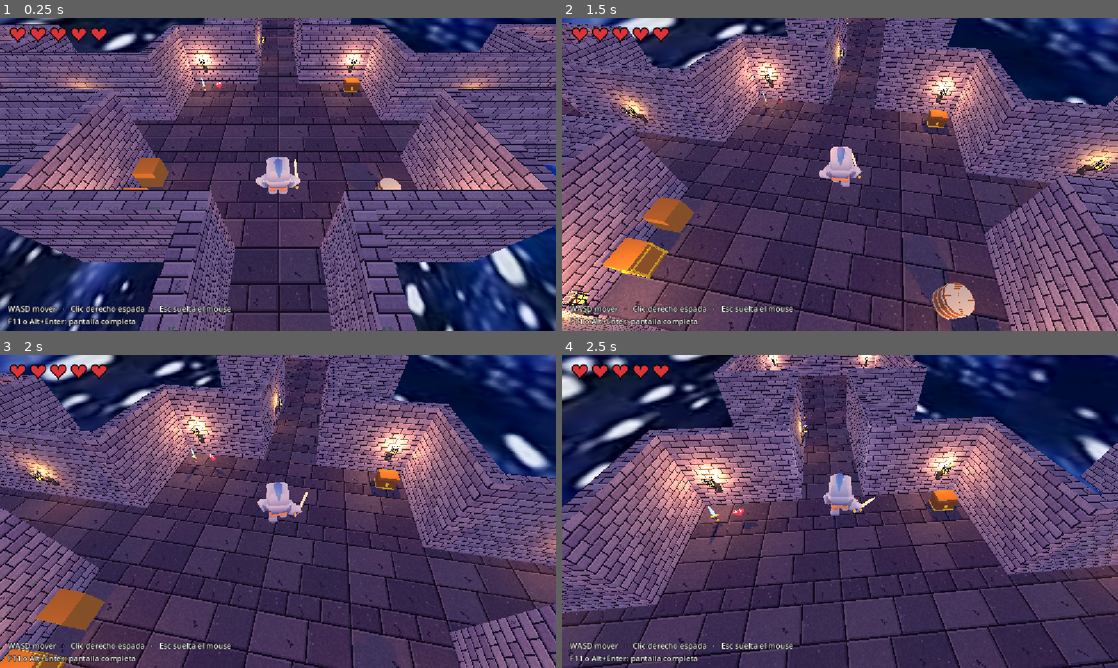
Above: before the commit, frames 1-4 (two rows, left to right).
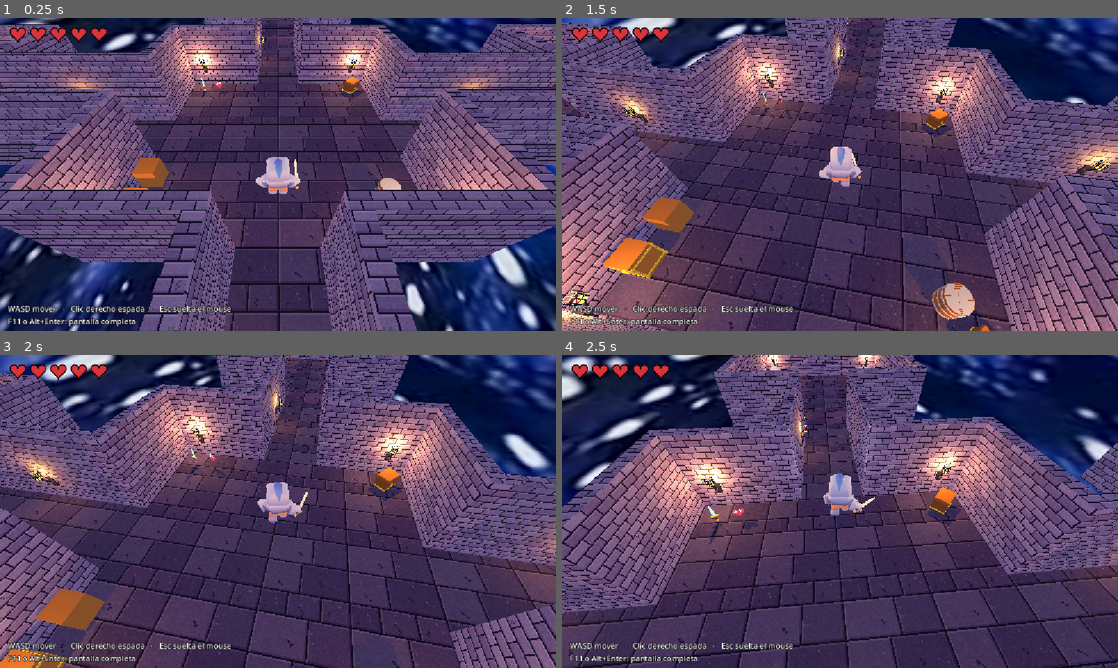
Above: after the commit, the same moments.

Repository: Tairacx/Pixel-dungeon-lite
Game: Godot game, scene res://Level_1.tscn
The game is run twice, just before and just after one commit, with the same random seed, the same clock (stepped at 60 frames per second) and the same inputs. Sound files missing from this copy of the repository are replaced by a short silence.
Inputs (mouse positions are in pixels of both pictures, inside the frame that each line leads up to):
- Up to frame 1 (0.25 s): no input
- Up to frame 2 (1.5 s): tap Enter at 0.5 s; move the mouse to (867, 174) at 0.52 s; hold W (move_up) from 0.53 s (still down); tap E (abrir) at 0.6 s; move the mouse to (812, 174) at 1.27 s; tap Middle mouse button (apuntar) at 1.35 s
- Up to frame 3 (2 s): keep holding W (move_up)
- Up to frame 4 (2.5 s): keep holding W (move_up); move the mouse to (851, 505) at 2.02 s; hold Shift (correr) from 2.03 s (still down)

The runs differ from the first frame. In frame 1, less than 0.1% of the frame differs, in the area x 61-66%, y 18-26%; in frame 2, 0.3%, in the area x 64-79%, y 28-100%; in frame 3, 0.2%; in frame 4, 0.2%.

Commit message:
Orientar los cofres hacia el centro de la sala

Diff:
--- a/Level_1.tscn
+++ b/Level_1.tscn
@@ -257,11 +257,11 @@
 [node name="Cofres" type="Node3D" parent="Mazmorra/SalaCentral"]
 
 [node name="CofreCentral" parent="Mazmorra/SalaCentral/Cofres" instance=ExtResource("20_cofre")]
-transform = Transform3D(1, 0, 0, 0, 1, 0, 0, 0, 1, 5, 0, -5)
+transform = Transform3D(0.707107, 0, 0.707107, 0, 1, 0, -0.707107, 0, 0.707107, 5, 0, -5)
 recompensa = 2
 
 [node name="CofreEste" parent="Mazmorra/SalaCentral/Cofres" instance=ExtResource("20_cofre")]
-transform = Transform3D(1, 0, 0, 0, 1, 0, 0, 0, 1, 5, 0, 5)
+transform = Transform3D(-0.707107, 0, 0.707107, 0, 1, 0, -0.707107, 0, -0.707107, 5, 0, 5)
 recompensa = 2
 
 [node name="SalaNorte" type="Node3D" parent="Mazmorra" unique_id=1362507603]
@@ -361,11 +361,11 @@
 [node name="Cofres" type="Node3D" parent="Mazmorra/SalaNorte"]
 
 [node name="CofreNorte1" parent="Mazmorra/SalaNorte/Cofres" instance=ExtResource("20_cofre")]
-transform = Transform3D(1, 0, 0, 0, 1, 0, 0, 0, 1, 5, 0, -5)
+transform = Transform3D(0.707107, 0, 0.707107, 0, 1, 0, -0.707107, 0, 0.707107, 5, 0, -5)
 recompensa = 2
 
 [node name="CofreNorte2" parent="Mazmorra/SalaNorte/Cofres" instance=ExtResource("20_cofre")]
-transform = Transform3D(1, 0, 0, 0, 1, 0, 0, 0, 1, -5, 0, 5)
+transform = Transform3D(-0.707107, 0, -0.707107, 0, 1, 0, 0.707107, 0, -0.707107, -5, 0, 5)
 recompensa = 2
 
 [node name="SalaSur" type="Node3D" parent="Mazmorra" unique_id=2027270247]
@@ -469,11 +469,11 @@
 [node name="Cofres" type="Node3D" parent="Mazmorra/SalaSur"]
 
 [node name="CofreSur1" parent="Mazmorra/SalaSur/Cofres" instance=ExtResource("20_cofre")]
-transform = Transform3D(1, 0, 0, 0, 1, 0, 0, 0, 1, 5, 0, 5)
+transform = Transform3D(-0.707107, 0, 0.707107, 0, 1, 0, -0.707107, 0, -0.707107, 5, 0, 5)
 recompensa = 2
 
 [node name="CofreSur2" parent="Mazmorra/SalaSur/Cofres" instance=ExtResource("20_cofre")]
-transform = Transform3D(1, 0, 0, 0, 1, 0, 0, 0, 1, -5, 0, -5)
+transform = Transform3D(0.707107, 0, -0.707107, 0, 1, 0, 0.707107, 0, 0.707107, -5, 0, -5)
 recompensa = 2
 
 [node name="SalaOeste" type="Node3D" parent="Mazmorra" unique_id=882014369]
@@ -579,11 +579,11 @@
 [node name="Cofres" type="Node3D" parent="Mazmorra/SalaOeste"]
 
 [node name="CofreOeste1" parent="Mazmorra/SalaOeste/Cofres" instance=ExtResource("20_cofre")]
-transform = Transform3D(1, 0, 0, 0, 1, 0, 0, 0, 1, -5, 0, 5)
+transform = Transform3D(-0.707107, 0, -0.707107, 0, 1, 0, 0.707107, 0, -0.707107, -5, 0, 5)
 recompensa = 2
 
 [node name="CofreOeste2" parent="Mazmorra/SalaOeste/Cofres" instance=ExtResource("20_cofre")]
-transform = Transform3D(1, 0, 0, 0, 1, 0, 0, 0, 1, 5, 0, -5)
+transform = Transform3D(0.707107, 0, 0.707107, 0, 1, 0, -0.707107, 0, 0.707107, 5, 0, -5)
 recompensa = 2
 
 [node name="SalaEste" type="Node3D" parent="Mazmorra" unique_id=698943275]
@@ -701,11 +701,11 @@
 [node name="Cofres" type="Node3D" parent="Mazmorra/SalaEste"]
 
 [node name="CofreEste1" parent="Mazmorra/SalaEste/Cofres" instance=ExtResource("20_cofre")]
-transform = Transform3D(1, 0, 0, 0, 1, 0, 0, 0, 1, 5, 0, 5)
+transform = Transform3D(-0.707107, 0, 0.707107, 0, 1, 0, -0.707107, 0, -0.707107, 5, 0, 5)
 recompensa = 2
 
 [node name="CofreEste2" parent="Mazmorra/SalaEste/Cofres" instance=ExtResource("20_cofre")]
-transform = Transform3D(1, 0, 0, 0, 1, 0, 0, 0, 1, 5, 0, -5)
+transform = Transform3D(0.707107, 0, 0.707107, 0, 1, 0, -0.707107, 0, 0.707107, 5, 0, -5)
 recompensa = 2
 
 [node name="SalaExtremaEste" type="Node3D" parent="Mazmorra" unique_id=1989875287]
@@ -819,11 +819,11 @@
 [node name="Cofres" type="Node3D" parent="Mazmorra/SalaExtremaEste"]
 
 [node name="CofreExtremaEste1" parent="Mazmorra/SalaExtremaEste/Cofres" instance=ExtResource("20_cofre")]
-transform = Transform3D(1, 0, 0, 0, 1, 0, 0, 0, 1, -5, 0, 5)
+transform = Transform3D(-0.707107, 0, -0.707107, 0, 1, 0, 0.707107, 0, -0.707107, -5, 0, 5)
 recompensa = 2
 
 [node name="CofreExtremaEste2" parent="Mazmorra/SalaExtremaEste/Cofres" instance=ExtResource("20_cofre")]
-transform = Transform3D(1, 0, 0, 0, 1, 0, 0, 0, 1, -5, 0, -5)
+transform = Transform3D(0.707107, 0, -0.707107, 0, 1, 0, 0.707107, 0, 0.707107, -5, 0, -5)
 recompensa = 2
 
 [node name="Pasillos" type="Node3D" parent="Mazmorra" unique_id=992361665]
